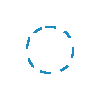
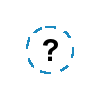
Comparing the layer stacks of the two 100x100 images. Changes:
added layer "Pasted Layer" above "?" over (x1=43, y1=39, x2=58, y2=61)
